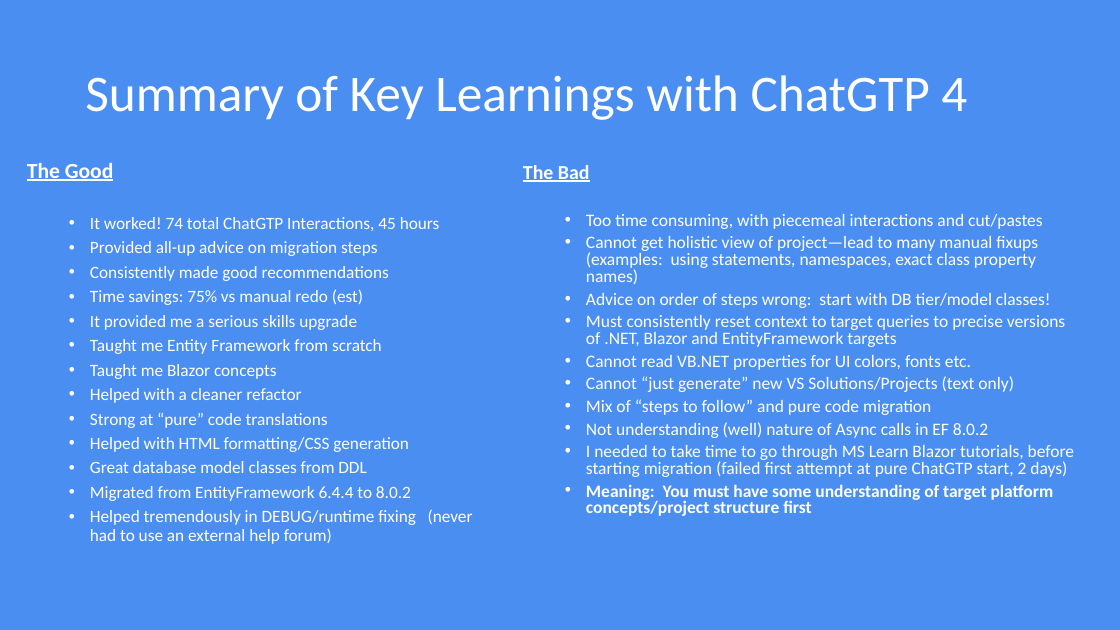
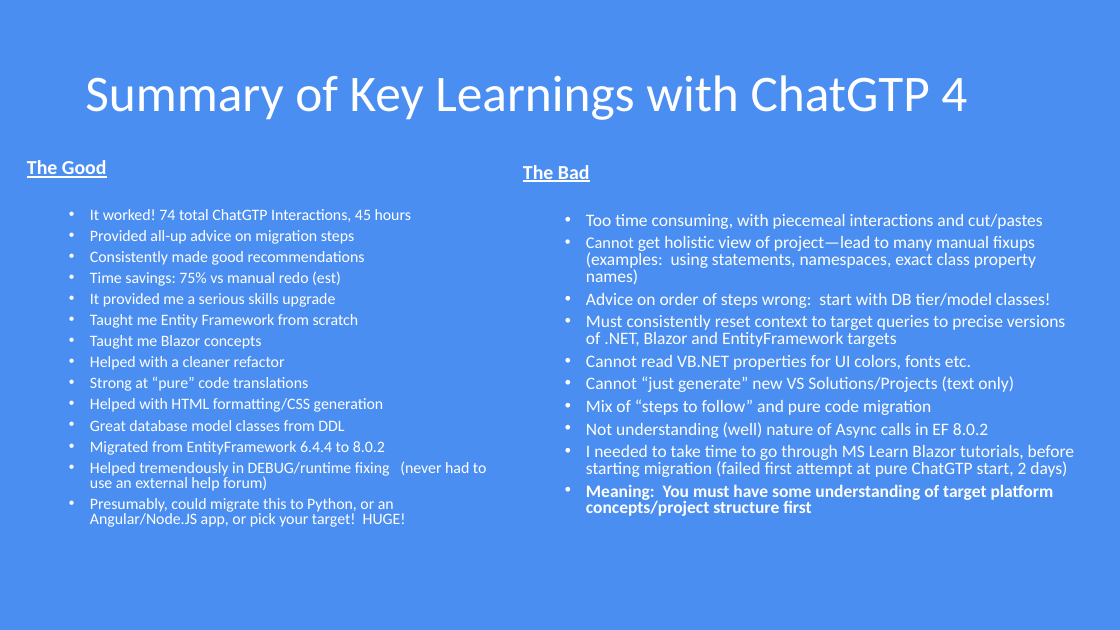
Before and after one commit to ddskier/TradeBlazorApp, a slide deck: slide 5 of wwwroot/GAPMoblize_Project_DryRun_2_27.pptx. Drawn at 1120x630 pixels with LibreOffice and Linux fonts; fonts in the diff are those of the drawing. Boxes give left, top, right and bottom in pixels: in the first picture for what was removed or moved away, otherwise in the second. Text is boxed around its words. In the diff, an @@ line names an element or a change of style, - is before the commit and + after.

Commit message:
Update ppt

```diff
--- a/wwwroot/GAPMoblize_Project_DryRun_2_27.pptx
+++ b/wwwroot/GAPMoblize_Project_DryRun_2_27.pptx
@@ text at (27,160,486,491): size 18.5 to 17 pt in "The Good"; size 14.8 to 13.6 pt in "It worked! 74 total ChatGTP Interactions, 45 ...", "Provided all-up advice on migration steps", "Consistently made good recommendations", "Time savings: 75% vs manual redo (est)" and 9 more places; line spacing 0.9 to 0.8 @@
@@ text at (586,236,1036,284): size 15 to 14 pt in "Cannot" @@
@@ text at (90,498,406,527): paragraph added @@
+  • Presumably, could migrate this to Python, or an Angular/Node.JS app, or pick your target! HUGE!
```
